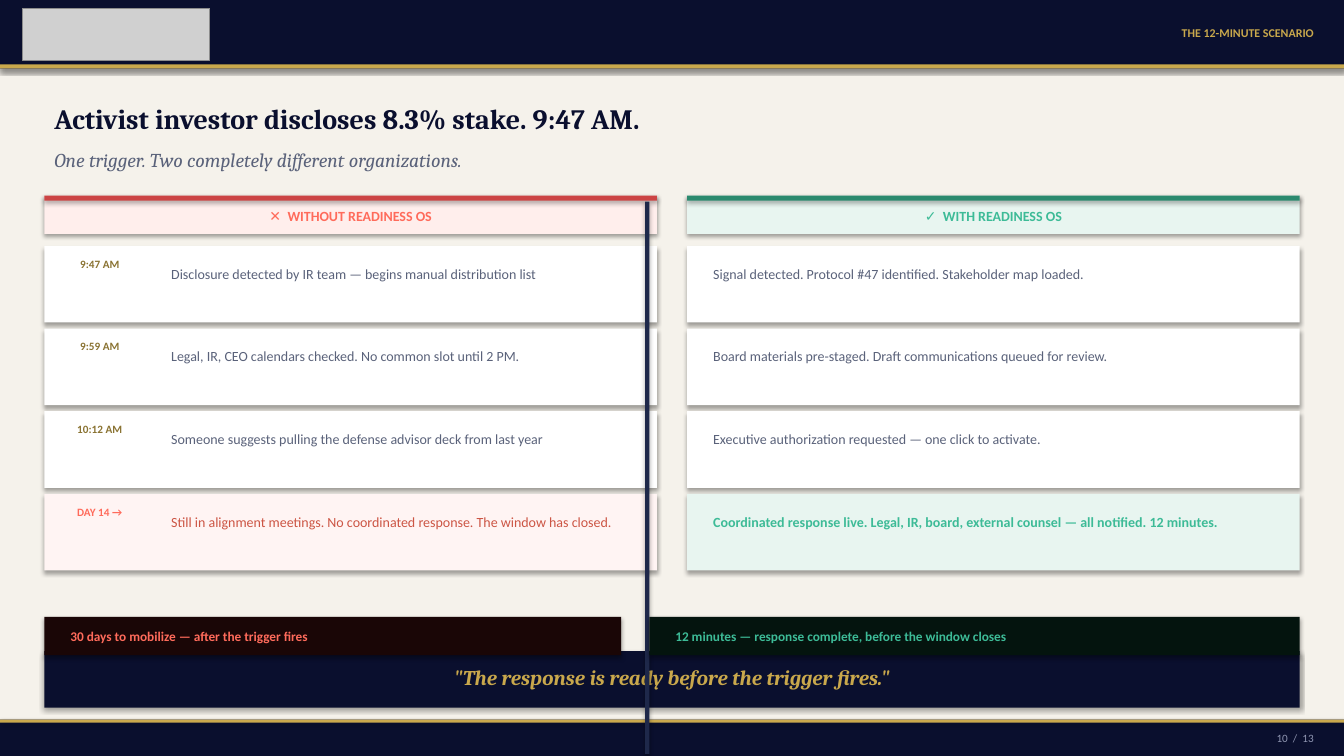
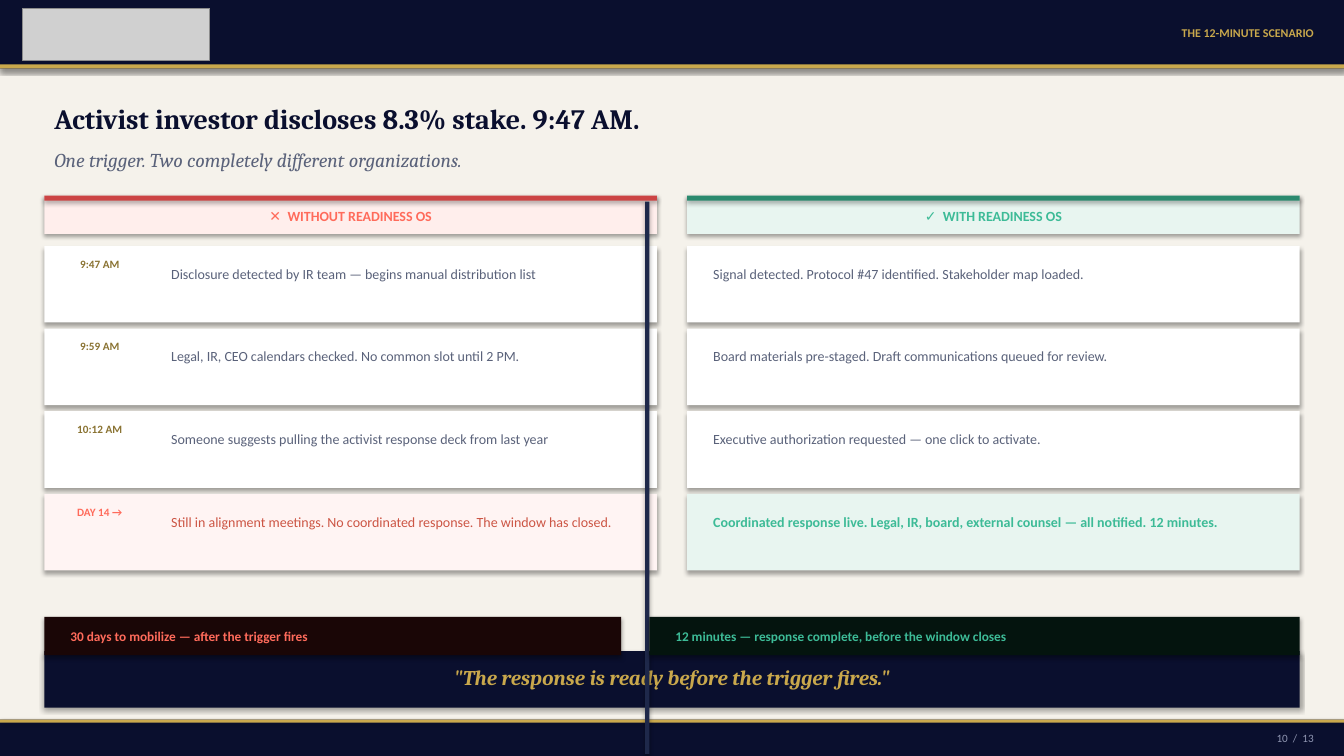
Before and after one commit to mbrunke18/CodePlatform1, a slide deck: slide 10 of attached_assets/VaughnMartin_Pitch_Deck_12Slide_FINAL.pptx. Drawn at 1344x756 pixels with LibreOffice and Linux fonts; fonts in the diff are those of the drawing; grey boxes stand for pictures. Boxes give left, top, right and bottom in pixels: in the first picture for what was removed or moved away, otherwise in the second. Text is boxed around its words. In the diff, an @@ line names an element or a change of style, - is before the commit and + after.

Commit message:
Fix slide 1 & 13 overflow, full deck audit pass
OVERLAP FIXES:
- Slide 1: Headline font 40pt → 36pt + box height extended to 2.30in — prevents 3-line overflow into subline below
- Slide 13 (Close): Hero text 20pt → 18pt + box height 0.86 → 1.10in — fixes 3-line overflow; all content below shifted down 0.24in; overlapping Rectangle 11 cleared (was stacking on top of NEXT STEP panel)

RETIRED TERM FIXES (from full audit):
- Slide 8: "72 hours" → "Response window open" (retired metric)
- Slide 9: "Shareholder Defense Fund" → "Shareholder Protection Fund" (football terminology)
- Slide 10: "defense advisor deck" → "activist response deck" (football terminology)

MISSING METRIC ADDED:
- Slide 2: "3,600× execution head start" added to the 30-day compression closing line

FINAL AUDIT RESULTS (all clean):
- Zero retired terms
- 3,600× ✓ | 12 minutes ✓ | 170 Readiness Protocols ✓ | Founding Partner ✓
- No placeholder text
- All 13 pages numbered correctly (X / 13)

```diff
--- a/attached_assets/VaughnMartin_Pitch_Deck_12Slide_FINAL.pptx
+++ b/attached_assets/VaughnMartin_Pitch_Deck_12Slide_FINAL.pptx
@@ text at box(171, 434, 549, 447): text changed @@
-Someone suggests pulling the defense advisor deck from last year
+Someone suggests pulling the activist response deck from last year
```
Also in this commit, not shown: 3 other slides changed, 1 other file.
